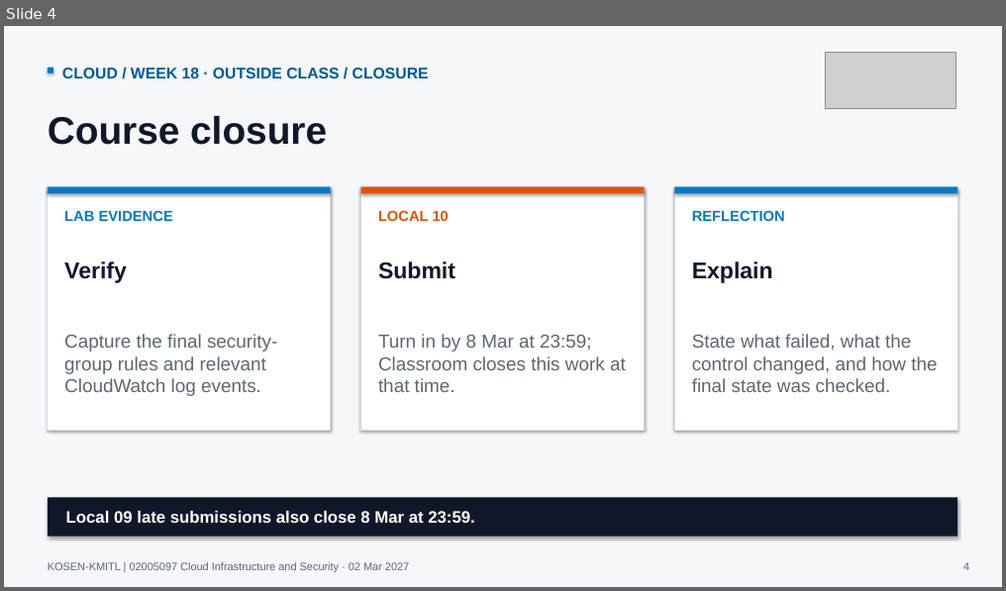
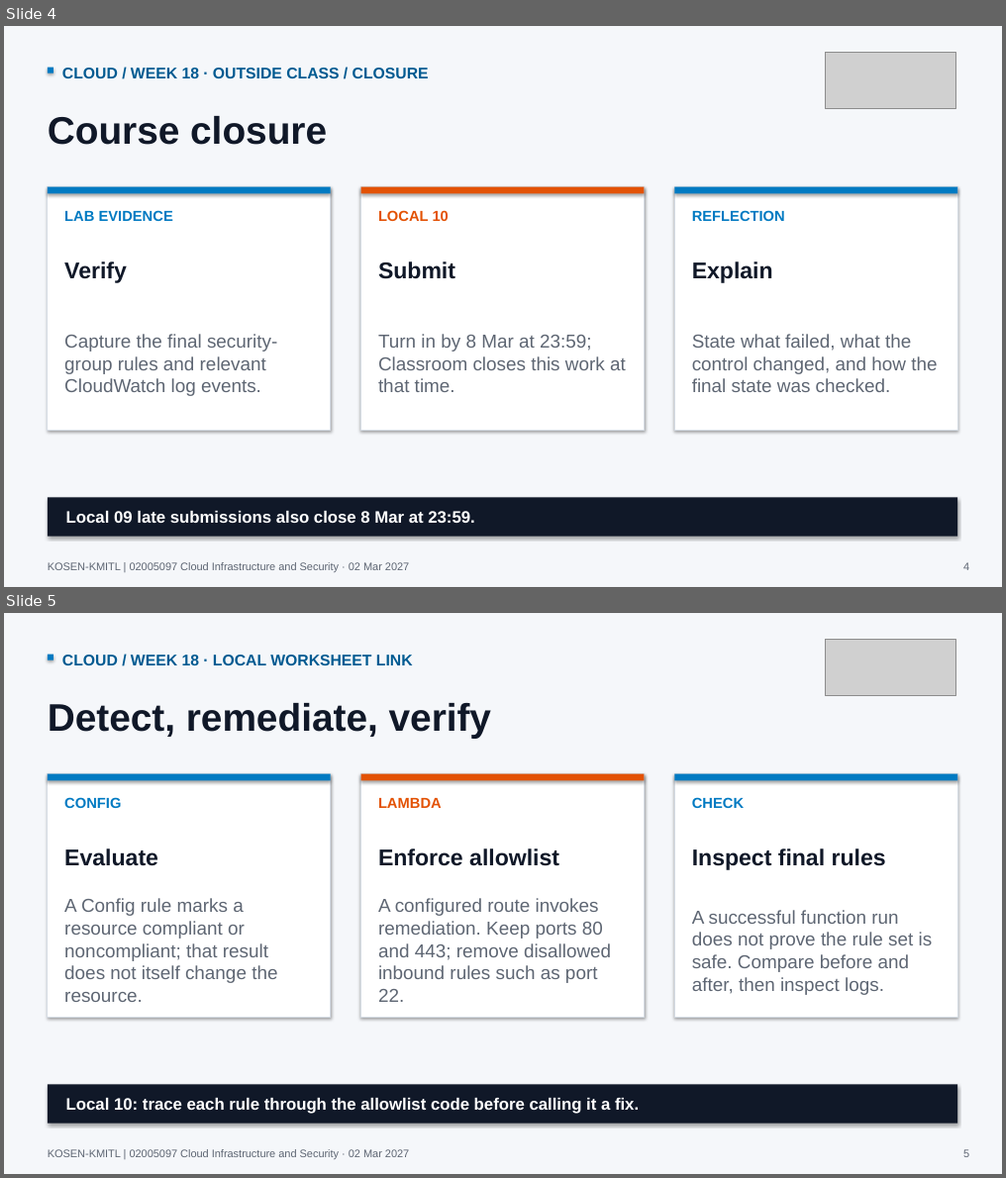
Before and after one commit to nutthakorn7/cloud-infrastructure-security, a slide deck: slides/weekly-bridges/output/Week18_Cloud_Course_Bridge.pptx. Shown one above the other, each under a label of ours: slide 4 before the commit, slides 4 and 5 after it. The pictures are 1006x591 and 1006x1178 pixels, drawn with LibreOffice and Linux fonts; fonts in the diff are those of the drawing; grey boxes stand for pictures. Boxes give left, top, right and bottom in pixels: in the first picture for what was removed or moved away, otherwise in the second. Text is boxed around its words. In the diff, an @@ line names an element or a change of style, - is before the commit and + after.

Commit message:
Align weekly Cloud slides with local worksheets

```diff
--- a/slides/weekly-bridges/output/Week18_Cloud_Course_Bridge.pptx
+++ b/slides/weekly-bridges/output/Week18_Cloud_Course_Bridge.pptx
@@ slide 5 added at (4,613,1002,1174), background #F5F7FA @@
@@ picture added at (826,639,956,695) @@
@@ rectangle added at (48,655,54,661), fill #007AC2 @@
@@ text added at (62,655,413,665), 15 pt, text #005A91, bold @@
+CLOUD / WEEK 18 · LOCAL WORKSHEET LINK
@@ text added at (48,703,491,738), 37 pt, text #101828, bold @@
+Detect, remediate, verify
@@ rectangle added at (48,774,331,1017), fill #FFFFFF, outline #D5DCE4 0.8 pt @@
@@ rectangle added at (48,774,331,780), fill #007AC2 @@
@@ rectangle added at (361,774,645,1017), fill #FFFFFF, outline #D5DCE4 0.8 pt @@
@@ rectangle added at (361,774,645,780), fill #E35205 @@
@@ rectangle added at (675,774,957,1017), fill #FFFFFF, outline #D5DCE4 0.8 pt @@
@@ rectangle added at (675,774,957,780), fill #007AC2 @@
@@ text added at (64,797,121,808), 14 pt, text #007AC2, bold @@
+CONFIG
@@ text added at (378,798,442,808), 14 pt, text #E35205, bold @@
+LAMBDA
@@ text added at (692,797,744,808), 14 pt, text #007AC2, bold @@
+CHECK
@@ text added at (64,849,158,866), 22 pt, text #101828, bold @@
+Evaluate
@@ text added at (378,849,559,866), 22 pt, text #101828, bold @@
+Enforce allowlist
@@ text added at (692,849,886,870), 22 pt, text #101828, bold @@
+Inspect final rules
@@ text added at (64,898,277,1002), 18 pt, text #5E6673 @@
+A Config rule marks a resource compliant or noncompliant; that result does not itself change the resource.
@@ text added at (378,898,611,1002), 18 pt, text #5E6673 @@
+A configured route invokes remediation. Keep ports 80 and 443; remove disallowed inbound rules such as port 22.
@@ text added at (692,910,933,995), 18 pt, text #5E6673 @@
+A successful function run does not prove the rule set is safe. Compare before and after, then inspect logs.
@@ rectangle added at (48,1084,957,1124), fill #101828 @@
@@ text added at (66,1098,639,1114), 16 pt, text #FFFFFF, bold @@
+Local 10: trace each rule through the allowlist code before calling it a fix.
@@ text added at (48,1150,409,1159), 10.5 pt, text #5E6673 @@
+KOSEN-KMITL | 02005097 Cloud Infrastructure and Security · 02 Mar 2027
@@ text added at (963,1150,969,1157), 10.5 pt, text #5E6673 @@
+5
```
Also in this commit, not shown: 16 other files.
